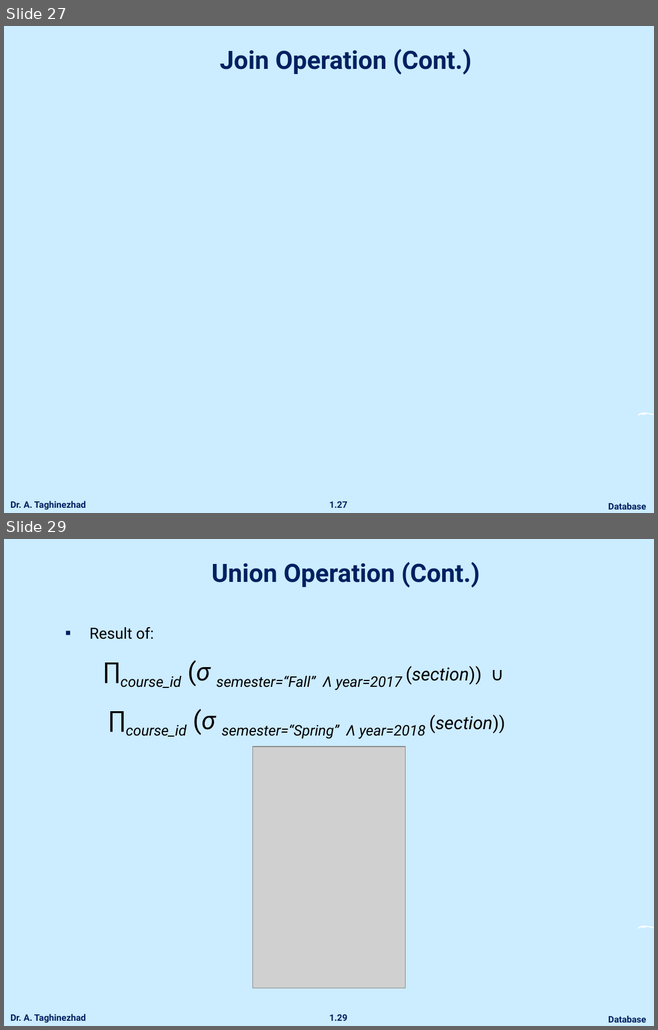
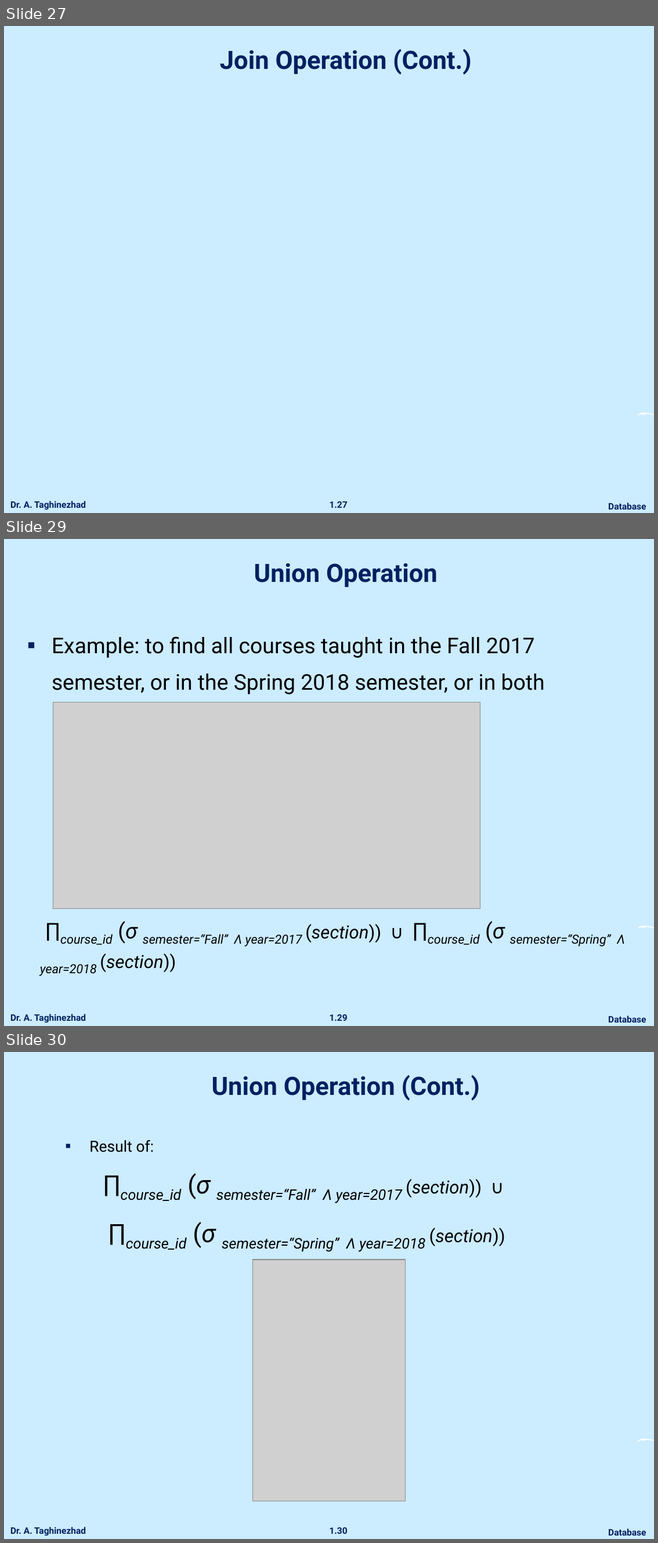
Before and after one commit to ataghinezhad/ataghinezhad.github.io, a slide deck: courses/downloads/temp/Database_Lec2.pptx. Shown one above the other, each under a label of ours: slides 27 and 29 before the commit, slides 27, 29 and 30 after it; the slides between them are not shown. The pictures are 658x1030 and 658x1543 pixels, drawn with LibreOffice and Linux fonts; fonts in the diff are those of the drawing; grey boxes stand for pictures; background and template pictures are left out. Boxes give left, top, right and bottom in pixels: in the first picture for what was removed or moved away, otherwise in the second. Text is boxed around its words. In the diff, an @@ line names an element or a change of style, - is before the commit and + after.

```diff
--- a/courses/downloads/temp/Database_Lec2.pptx
+++ b/courses/downloads/temp/Database_Lec2.pptx
@@ slide 29 added at box(4, 539, 654, 1026), background picture (left out); not listed: 4 template elements that a slide beside it also shows @@
@@ title added at box(254, 563, 437, 587), 28 pt, text #002060, bold @@
+Union Operation
@@ text added at box(52, 636, 545, 694), 24 pt, text #000000 @@
+▪ Example: to find all courses taught in the Fall 2017 semester, or in the Spring 2018 semester, or in both
@@ picture added at box(53, 702, 480, 908) @@
@@ text added at box(40, 921, 625, 976), 24 pt, text #000000, italic @@
+∏course_id (σ semester=“Fall” Λ year=2017 (section)) ∪ ∏course_id (σ semester=“Spring” Λ year=2018 (section))
@@ what was slide 29 is now slide 30 @@
@@ page number at box(329, 1528, 347, 1534): text changed @@
-1.29
+1.30
```
Also in this commit, not shown: 17 slides changed, 1 other slide added, 1 slide removed.
